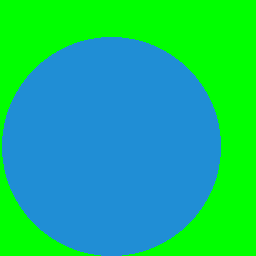
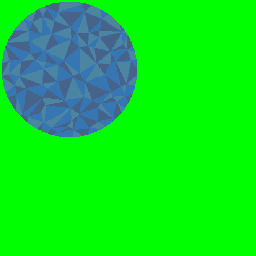
Layers edited between the first and the second (256, 256) image:
added group "Group 5" with 7 layers over [2, 2, 221, 256]
added group "Group 6" with 2 layers in group "Group 5" over [2, 2, 192, 192]
moved "Paint Layer 3" into group "Group 6", painted on it over [2, 2, 221, 256]
added layer "Paint Layer 4" in group "Group 6" over [2, 2, 192, 192]
moved "Paint Layer 1" into group "Group 5", painted on it over [2, 2, 221, 256]